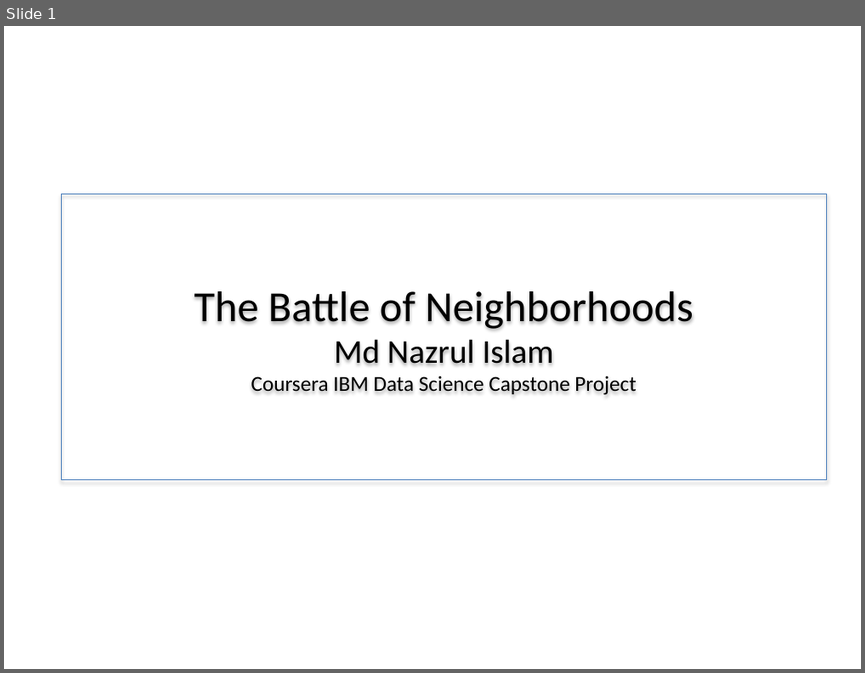
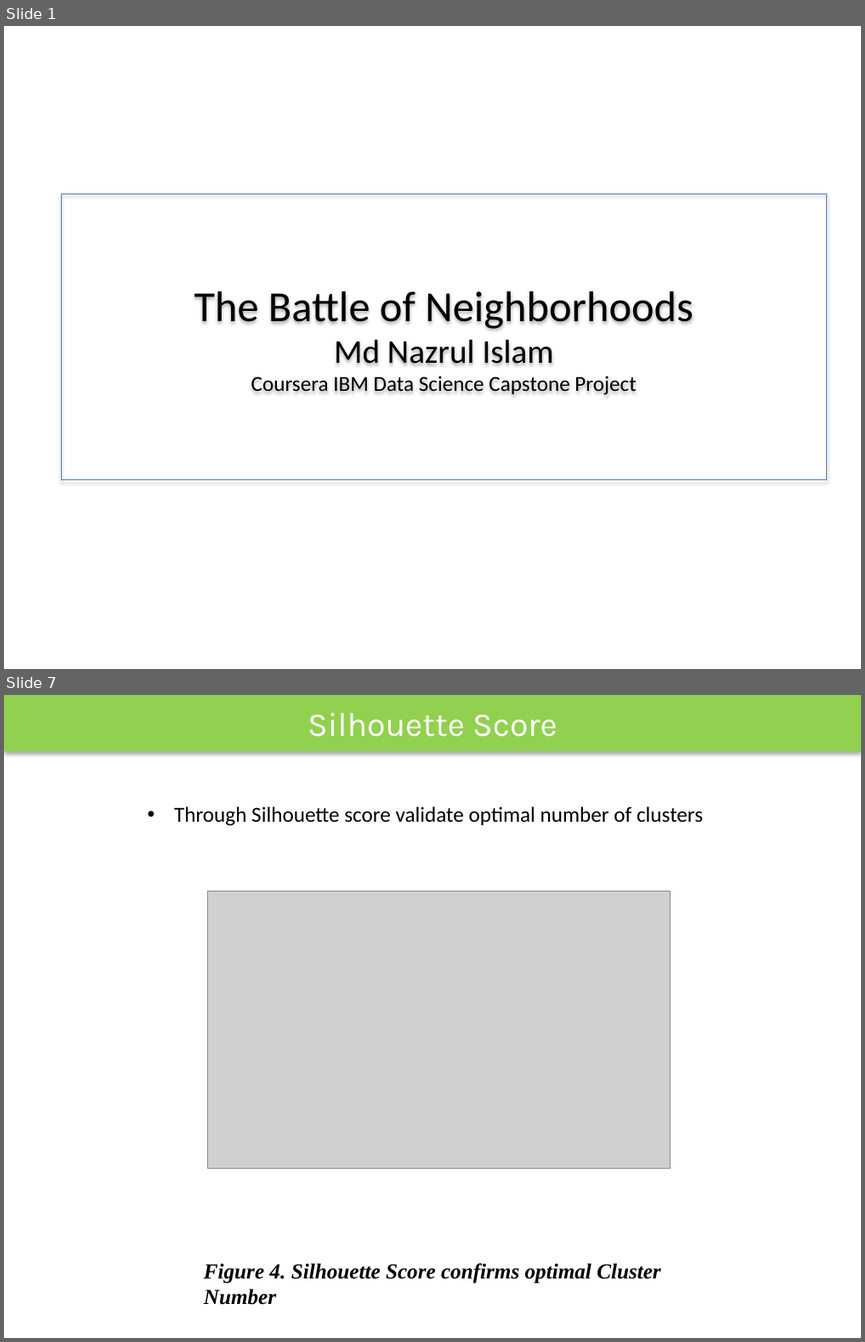
Before and after one commit to nazrulcse2k/data_science_nazrul, a slide deck: The Battle of Neighborhoods.pptx. Shown one above the other, each under a label of ours: slide 1 before the commit, slides 1 and 7 after it; the slides between them are not shown. The pictures are 865x673 and 865x1342 pixels, drawn with LibreOffice and Linux fonts; fonts in the diff are those of the drawing; grey boxes stand for pictures. Boxes give left, top, right and bottom in pixels: in the first picture for what was removed or moved away, otherwise in the second. Text is boxed around its words. In the diff, an @@ line names an element or a change of style, - is before the commit and + after.

```diff
--- a/The Battle of Neighborhoods.pptx
+++ b/The Battle of Neighborhoods.pptx
@@ slide 7 added at (4, 695, 861, 1338), background #FFFFFF @@
@@ rectangle added at (4, 695, 861, 752), fill #92D050, 28 pt, text #FFFFFF @@
+Silhouette Score
@@ text added at (174, 806, 703, 826), 18 pt, text #000000 @@
+• Through Silhouette score validate optimal number of clusters
@@ picture added at (208, 891, 670, 1168) @@
@@ text added at (204, 1263, 661, 1304), 18 pt, text #000000, bold, italic @@
+Figure 4. Silhouette Score confirms optimal Cluster Number
```
Also in this commit, not shown: 5 slides changed, 5 other slides added, 3 other files.
